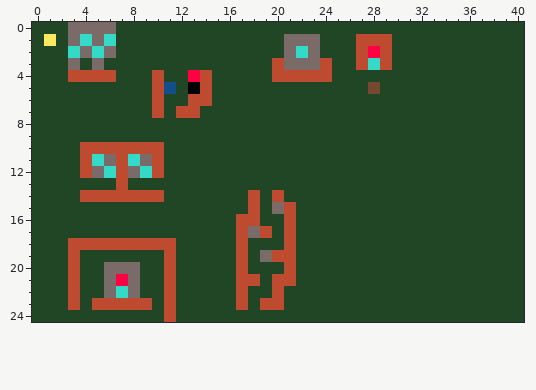
One commit to this pixel-art sprite: data/level/simplified/level_1/tiles-int.png. Above, as it was before the edit.
The file is 41x25 pixels.
Once edited:
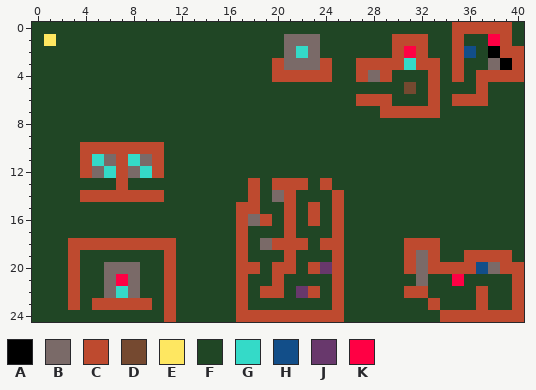
Palette (. is transparent): A #000000  B #7a6a68  C #be4a2f  D #754930  E #fee761  F #204625  G #34dac8  H #124e89  J #68386c  K #ff0044
The edit:
Changed rows in their new state; - is an unchanged pixel.
first column x 3:
 0 FFFF----------------------------CCCCC-
 1 FFFF--------------------FFFCCC--C--KC-
 2 FFFF--------------------FFFCKC--CH-ACC
 3 F-F----------------------C-CGCC-C--BAC
 4 FFFF---F--FF------------CBC---C-C-CCCC
 5 -------FF-FF-------------F--D-C---C---
 6 -------F--FF------------CCC---C-CCC---
 7 -------F-FF---------------CCCCC-------
first column x 17:
13 -C-CCC-C----------------
14 ---BC---C---------------
15 C--F--C-C---------------
16 -BC---C-C---------------
17 -FF-----C---------------
18 --BC-C-CC-----CCC-------
19 --FF----C-----CBC--CCCC-
20 -C-C--CJC-----CBCCCCHBCC
21 -F--F---C------B--K----C
22 --C--JC-C-----CC----C--C
23 --FF----C-------C---C--C
24 CCCCCCCCC--------CCCCCCC
Where, in picture pixels (left, top, right, bottom), the same in both pictures:
changed: (68, 22, 212, 118)
changed: (356, 22, 524, 118)
changed: (236, 178, 344, 322)
changed: (404, 238, 524, 322)
